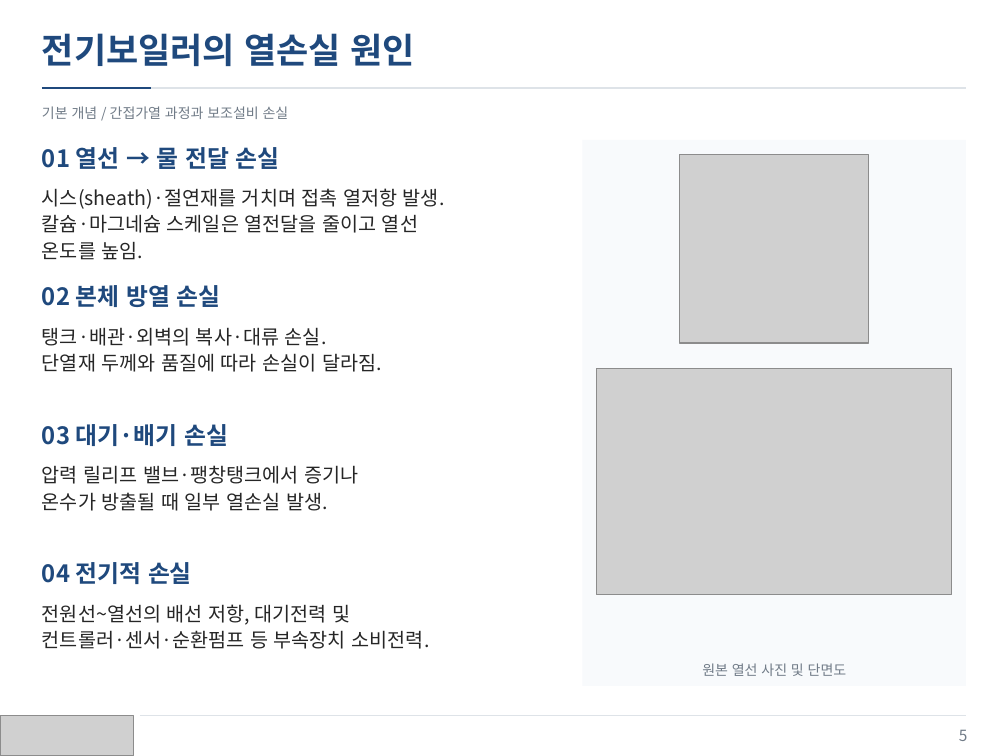
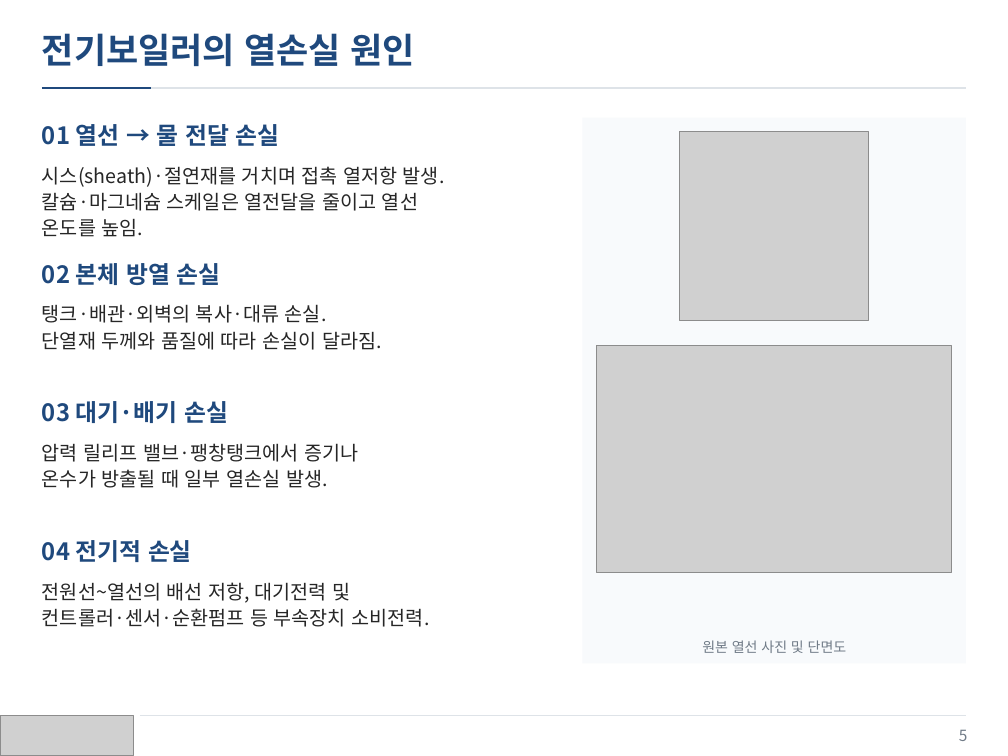
Before and after one commit to jskang5000-arch/my-PPT, a slide deck: slide 5 of KITECH_Boiler.pptx. Drawn at 1008x756 pixels with LibreOffice and Linux fonts; fonts in the diff are those of the drawing; grey boxes stand for pictures. Boxes give left, top, right and bottom in pixels: in the first picture for what was removed or moved away, otherwise in the second. Text is boxed around its words. In the diff, an @@ line names an element or a change of style, - is before the commit and + after.

Commit message:
Remove subtitles and refine spacing in 4:3 layout

```diff
--- a/KITECH_Boiler.pptx
+++ b/KITECH_Boiler.pptx
@@ text removed at (x1=42, y1=106, x2=289, y2=119) @@
-기본 개념 / 간접가열 과정과 보조설비 손실
@@ 7 texts, 2 pictures, 1 rectangle moved together from (x1=42, y1=140, x2=967, y2=686) to (x1=42, y1=118, x2=967, y2=664) @@
@@ text "탱크·배관·외벽의 복사·대류 손실." moved from (x1=42, y1=327, x2=382, y2=372) to (x1=42, y1=304, x2=382, y2=350) @@
@@ text "압력 릴리프 밸브·팽창탱크에서 증기나" moved from (x1=42, y1=465, x2=358, y2=511) to (x1=42, y1=443, x2=358, y2=488) @@
```
Also in this commit, not shown: 33 other slides changed.
